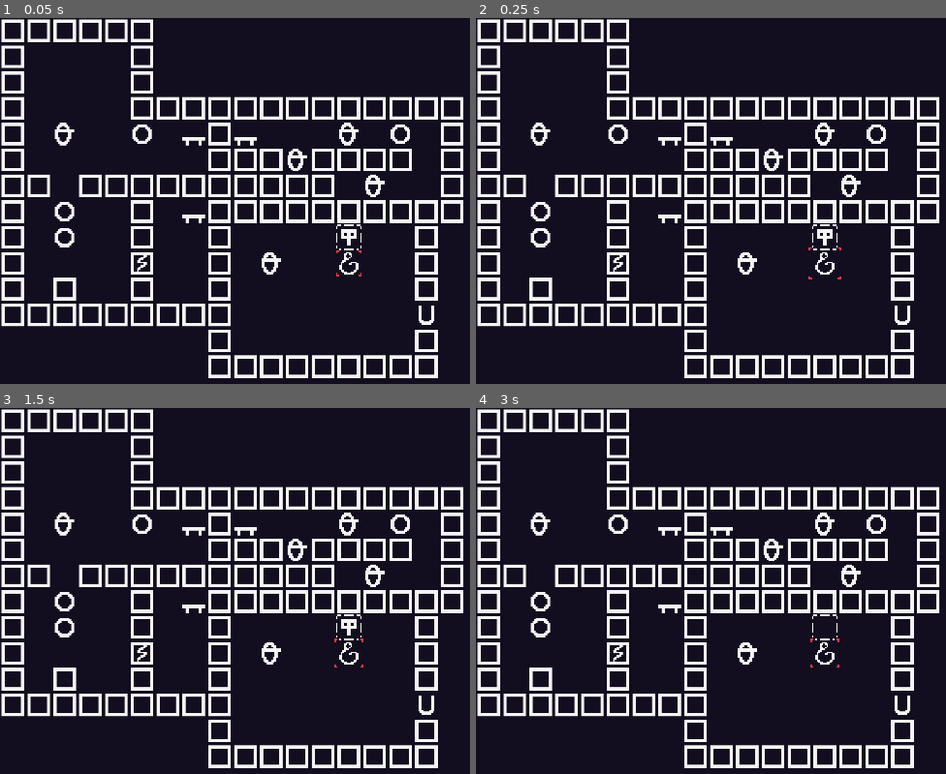
Above: before the commit, frames 1-4 (two rows, left to right).
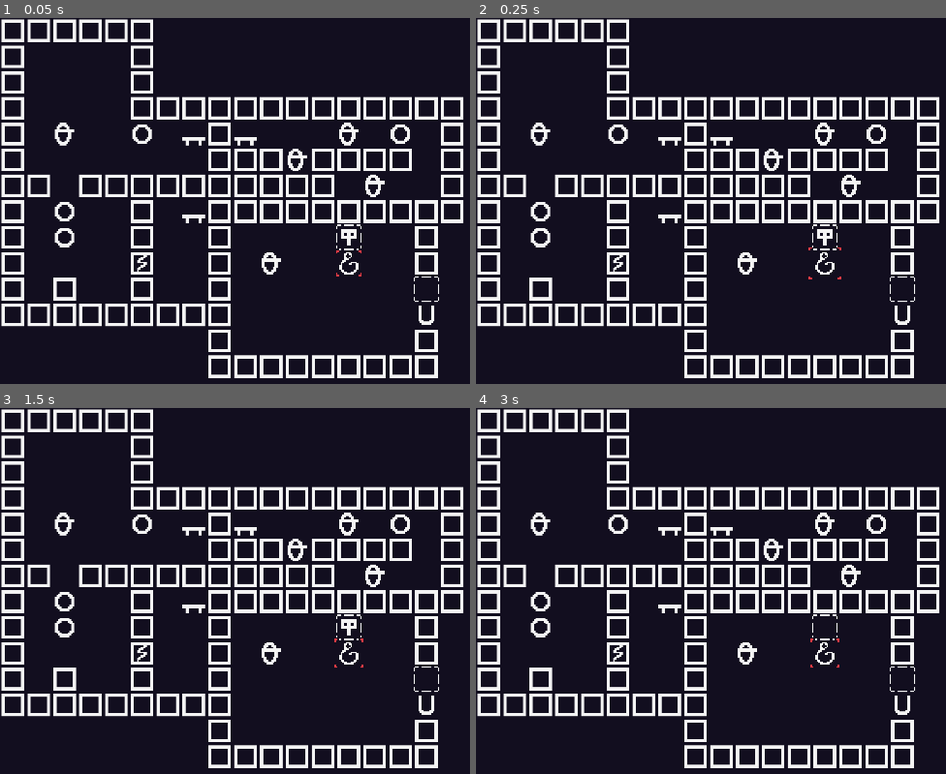
Above: after the commit, the same moments.

Repository: jletellier/olesa
Game: Godot game, scene res://maps/map_a_001.tscn
Same seed, same stepped clock (60 frames per second), same inputs: the game is played once before the commit and once after it. The project has no main scene, so this scene is started directly.
Inputs:
- Up to frame 1 (0.05 s): no input
- Up to frame 2 (0.25 s): no input
- Up to frame 3 (1.5 s): tap Enter at 0.5 s; hold Right (game_right) 0.53-1.28 s; hold U (game_undo) 0.53-1.28 s; tap Space at 1.25 s; hold Down (game_down) from 1.28 s (still down); tap U (game_undo) at 1.35 s
- Up to frame 4 (3 s): tap Enter at 2 s; release Down (game_down) at 2.03 s; hold Right (game_right) 2.03-2.78 s; hold U (game_undo) 2.03-2.78 s; tap Space at 2.75 s; hold Up (game_up) from 2.78 s (still down); tap U (game_undo) at 2.85 s

The runs differ from the first frame. In frame 1, 0.2% of the frame differs, in the area x 88-94%, y 70-78%; in frame 2, 0.2%; in frame 3, 0.2%; in frame 4, 0.2%.

Commit message:
Add configurable initial entity state

Diff:
--- a/entities/container.gd
+++ b/entities/container.gd
@@ -4,7 +4,7 @@
 @export var texture_empty : Texture2D
 @export var texture_tool : Texture2D
 
-var has_tool := true:
+var has_tool := false:
 	set = _set_has_tool
 
 
--- a/entities/door.gd
+++ b/entities/door.gd
@@ -19,7 +19,7 @@
 	var neighbors := map.get_moore_neighbors(pos)
 	var found_tool := false
 	for neighbor in neighbors:
-		if neighbor is EntityDB.Jo:
+		if neighbor is EntityDB.Jo or neighbor is EntityDB.EntityContainer:
 			if neighbor.has_tool:
 				found_tool = true
 				break
--- a/entities/entity_db.gd
+++ b/entities/entity_db.gd
@@ -10,11 +10,29 @@
 const EntityContainer := preload("res://entities/container.gd")
 
 const SceneMap := {
-	Vector2i(1, 0): preload("res://entities/lawa.tscn"),
-	Vector2i(0, 1): preload("res://entities/jo.tscn"),
-	Vector2i(2, 0): preload("res://entities/object.tscn"),
-	Vector2i(3, 0): preload("res://entities/surface.tscn"),
-	Vector2i(5, 0): preload("res://entities/wall_cracked.tscn"),
-	Vector2i(6, 0): preload("res://entities/door.tscn"),
-	Vector2i(7, 0): preload("res://entities/container.tscn"),
+	Vector2i(1, 0): {
+		"scene": preload("res://entities/lawa.tscn"),
+	},
+	Vector2i(0, 1): {
+		"scene": preload("res://entities/jo.tscn"),
+	},
+	Vector2i(2, 0): {
+		"scene": preload("res://entities/object.tscn"),
+	},
+	Vector2i(3, 0): {
+		"scene": preload("res://entities/surface.tscn"),
+	},
+	Vector2i(5, 0): {
+		"scene": preload("res://entities/wall_cracked.tscn"),
+	},
+	Vector2i(6, 0): {
+		"scene": preload("res://entities/door.tscn"),
+	},
+	Vector2i(7, 0): {
+		"scene": preload("res://entities/container.tscn"),
+		"data": { "has_tool": true },
+	},
+	Vector2i(7, 2): {
+		"scene": preload("res://entities/container.tscn"),
+	},
 }
--- a/maps/map.gd
+++ b/maps/map.gd
@@ -44,6 +44,8 @@
 
 	if action_dir != Vector2i.ZERO and _selected_entity != null:
 		_selected_entity.process_action(action_dir)
+		if _history_transaction.size() == 0:
+			_process_logic()
 		_history_transaction_save()
 
 
@@ -52,8 +54,10 @@
 	for cell_pos in cell_positions:
 		var cell := _block_layer.get_cell_atlas_coords(cell_pos)
 		if cell in EntityDB.SceneMap:
-			var entity_scene := EntityDB.SceneMap[cell] as PackedScene
-			add_entity(cell_pos, entity_scene)
+			var scene_item := EntityDB.SceneMap[cell] as Dictionary
+			var entity_scene := scene_item.scene as PackedScene
+			var entity_data := scene_item.get("data", {}) as Dictionary
+			add_entity(cell_pos, entity_scene, entity_data)
 
 			# Remove tile, since it's no longer needed
 			_block_layer.erase_cell(cell_pos)
@@ -145,10 +149,13 @@
 	update_hints(true)
 
 
-func add_entity(pos: Vector2i, scene: PackedScene) -> void:
+func add_entity(pos: Vector2i, scene: PackedScene, data := {}) -> void:
 	var entity := scene.instantiate() as Entity
 	entity.position = _block_layer.map_to_local(pos)
 	entity.pos = pos
+	for attribute in data:
+		if attribute in entity:
+			entity.set(attribute, data[attribute])
 	_entities_container.add_child(entity)
 
 	_entity_map[Vector3i(pos.x, pos.y, entity.layer)] = entity
@@ -178,7 +185,6 @@
 
 func move_entity(entity: Entity, dir: Vector2i) -> void:
 	cascade_push(entity.pos, dir)
-	_process_logic()
 
 
 func cascade_push(current_pos: Vector2i, dir: Vector2i) -> void:
--- a/maps/map_a_001.tscn
+++ b/maps/map_a_001.tscn
@@ -8,7 +8,7 @@
 script = ExtResource("1_om2nt")
 
 [node name="BlockLayer" type="TileMapLayer" parent="."]
-tile_map_data = PackedByteArray("AAAAAAAAAAAAAAAAAAAAAAEAAAA …(1656 unchanged characters)… LAAUAAAABAAAAAAANAAgAAAAHAAAAAAAQAAoAAAAAAAAAAAAQAAsAAAAGAAAAAAA=")
+tile_map_data = PackedByteArray("AAAAAAAAAAAAAAAAAAAAAAEAAAA …(1656 unchanged characters)… LAAUAAAABAAAAAAANAAgAAAAHAAAAAAAQAAoAAAAHAAIAAAAQAAsAAAAGAAAAAAA=")
 tile_set = ExtResource("1_lv4lc")
 
 [node name="Entities" type="Node2D" parent="."]
